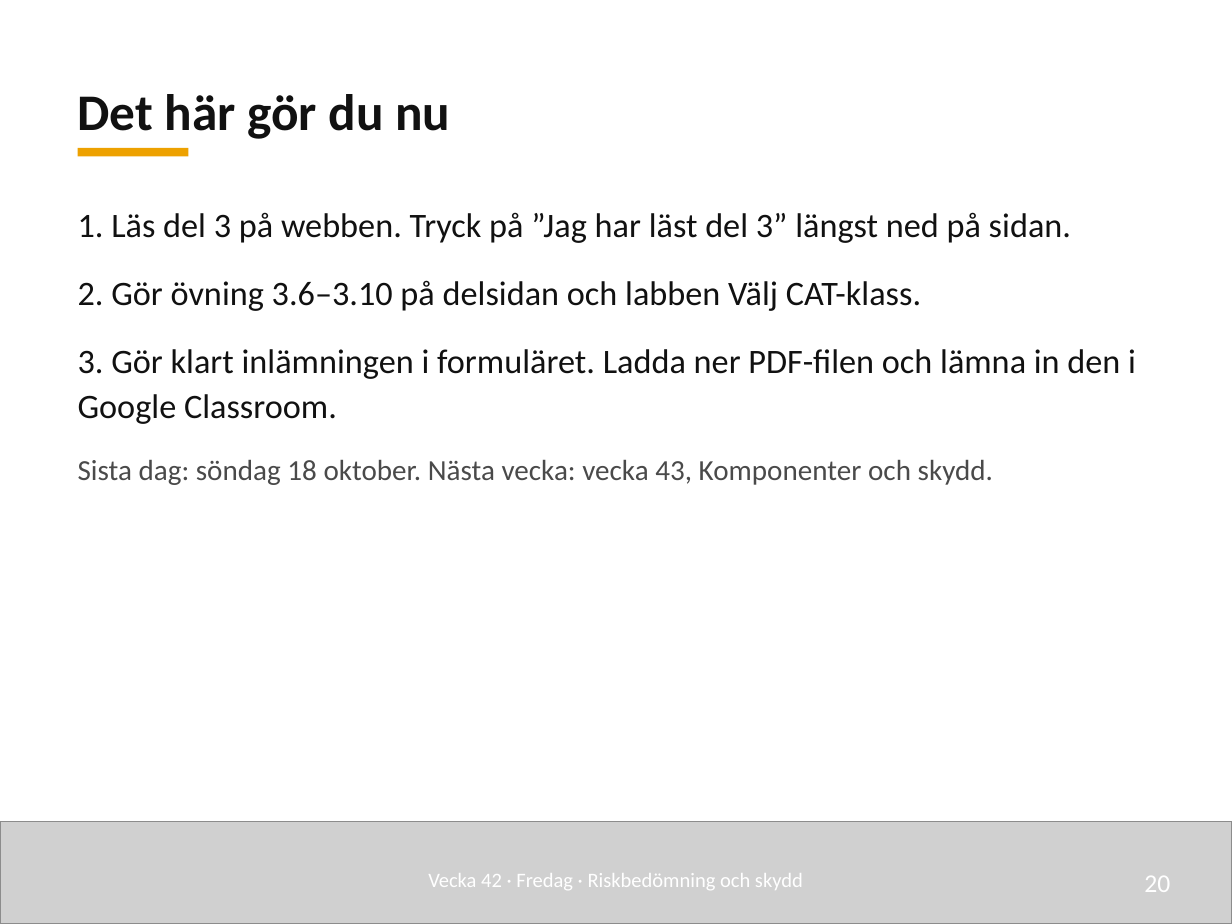
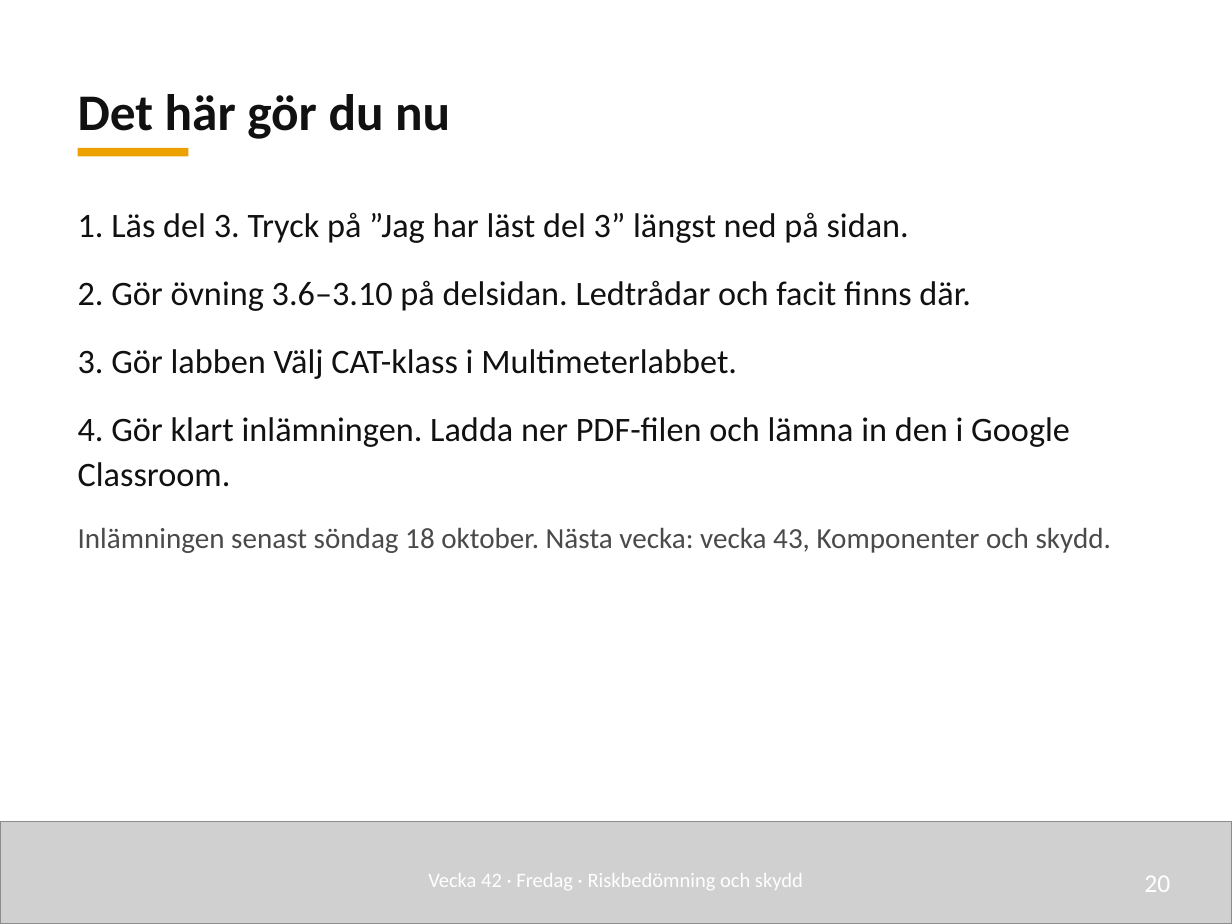
Before and after one commit to nj22az/nj22az.github.io, a slide deck: slide 20 of sjoskolan/vecka-42/aktuell/v42_03_Riskbedomning_och_skydd_elev.pptx. Drawn at 1232x924 pixels with LibreOffice and Linux fonts; fonts in the diff are those of the drawing; grey boxes stand for pictures. Boxes give left, top, right and bottom in pixels: in the first picture for what was removed or moved away, otherwise in the second. Text is boxed around its words. In the diff, an @@ line names an element or a change of style, - is before the commit and + after.

```diff
--- a/sjoskolan/vecka-42/aktuell/v42_03_Riskbedomning_och_skydd_elev.pptx
+++ b/sjoskolan/vecka-42/aktuell/v42_03_Riskbedomning_och_skydd_elev.pptx
@@ text at [78, 212, 1111, 553]: text changed @@
-1. Läs del 3 på webben. Tryck på ”Jag har läst del 3” längst ned på sidan.
-2. Gör övning 3.6–3.10 på delsidan och labben Välj CAT-klass.
-3. Gör klart inlämningen i formuläret. Ladda ner PDF-filen och lämna in den i Google Classroom.
-Sista dag: söndag 18 oktober. Nästa vecka: vecka 43, Komponenter och skydd.
+1. Läs del 3. Tryck på ”Jag har läst del 3” längst ned på sidan.
+2. Gör övning 3.6–3.10 på delsidan. Ledtrådar och facit finns där.
+3. Gör labben Välj CAT-klass i Multimeterlabbet.
+4. Gör klart inlämningen. Ladda ner PDF-filen och lämna in den i Google Classroom.
+Inlämningen senast söndag 18 oktober. Nästa vecka: vecka 43, Komponenter och skydd.
```
Also in this commit, not shown: 1 other slide changed, 26 other files.
